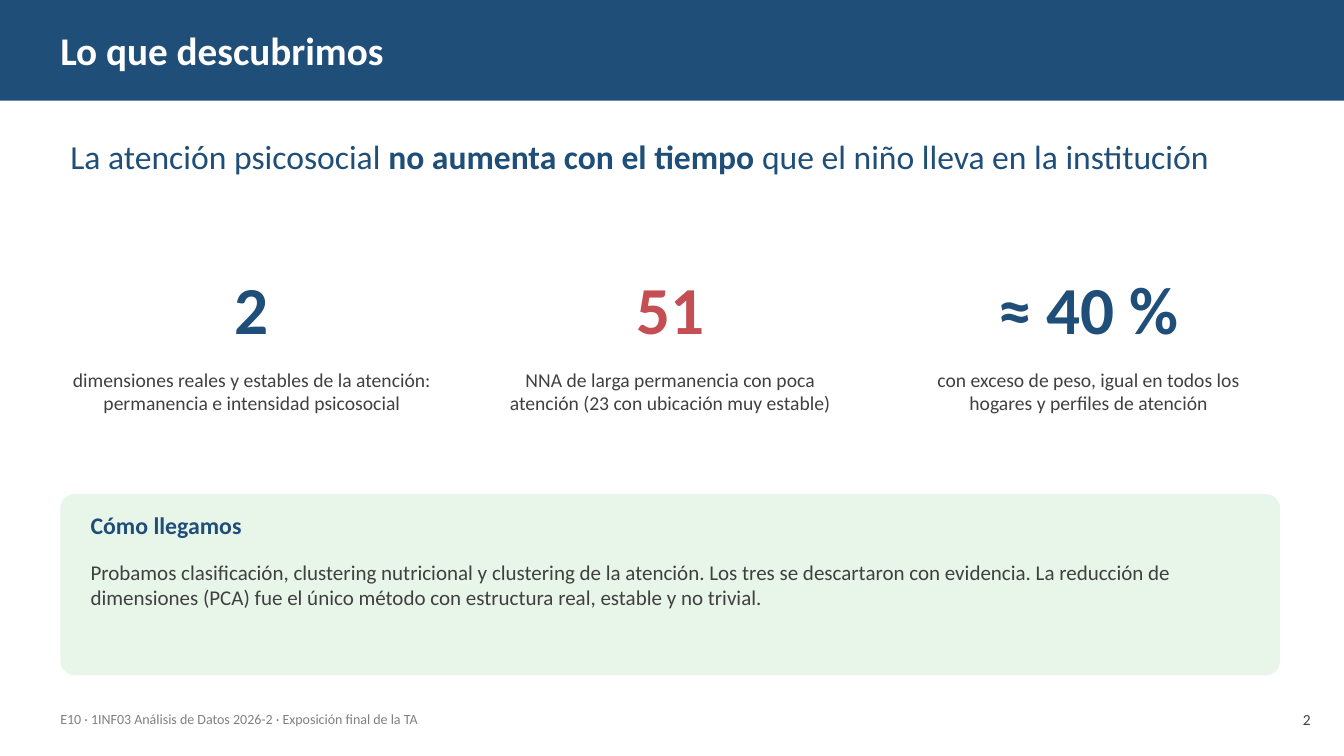
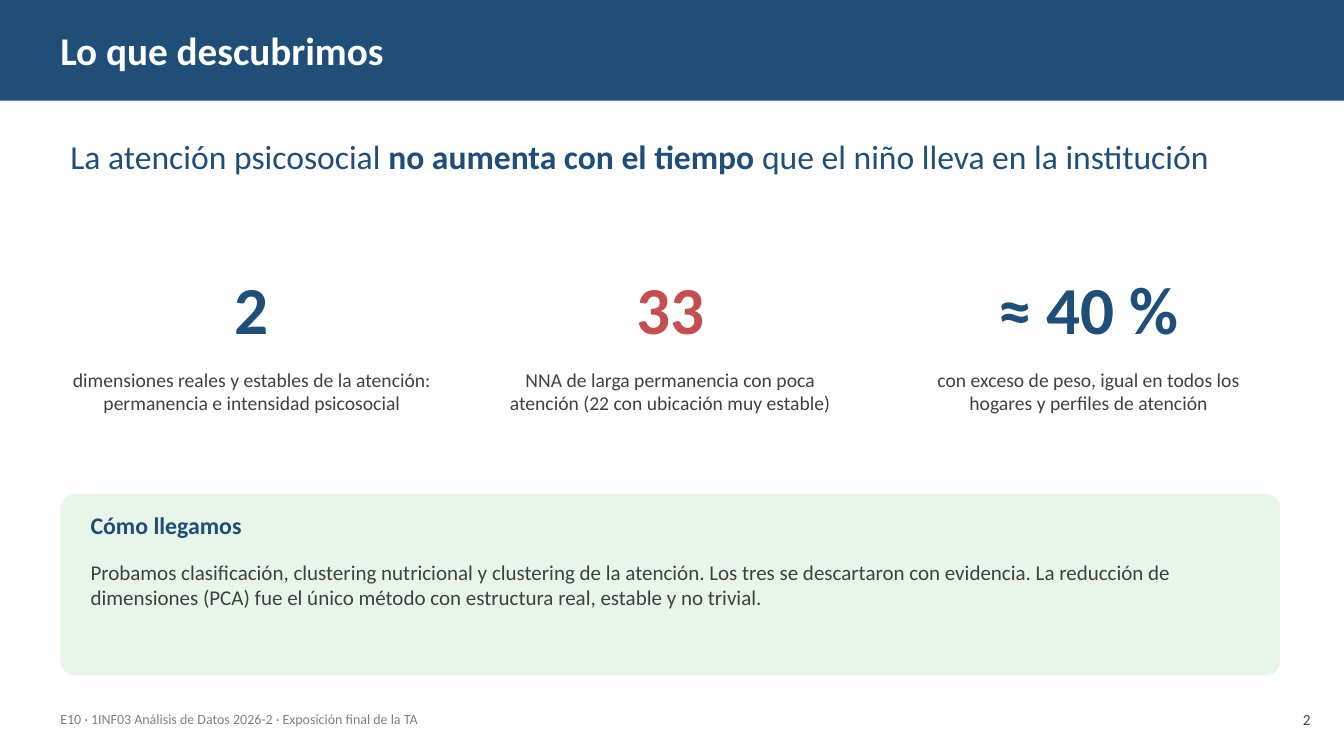
Before and after one commit to AlejandroHancco/TA_Analisis_Datos, a slide deck: slide 2 of entregables/Presentacion_Final_TA_E10.pptx. Drawn at 1344x756 pixels with LibreOffice and Linux fonts; fonts in the diff are those of the drawing. Boxes give left, top, right and bottom in pixels: in the first picture for what was removed or moved away, otherwise in the second. Text is boxed around its words. In the diff, an @@ line names an element or a change of style, - is before the commit and + after.

Commit message:
Análisis principal con NNA de 6 a 19 años
Los servicios que registra la ficha (salud mental, psicoterapia, talleres) no aplican
a los menores de 6, que aparecían como 'sin atención'. El PCA con 6-19 años mantiene
las dos dimensiones, más fuertes (44,3 %) y estables (Tucker 0,93/0,88); la lista de
prioridad queda en 33 NNA (22 estables, 5 para vigilar). Steps 4-9, presentación,
ficha técnica y README actualizados.

```diff
--- a/entregables/Presentacion_Final_TA_E10.pptx
+++ b/entregables/Presentacion_Final_TA_E10.pptx
@@ text at (636,290,704,335): text changed @@
-51
+33
@@ text at (510,373,830,413): text changed @@
-NNA de larga permanencia con poca atención (23 con ubicación muy estable)
+NNA de larga permanencia con poca atención (22 con ubicación muy estable)
```
Also in this commit, not shown: 11 other slides changed, 33 other files.
